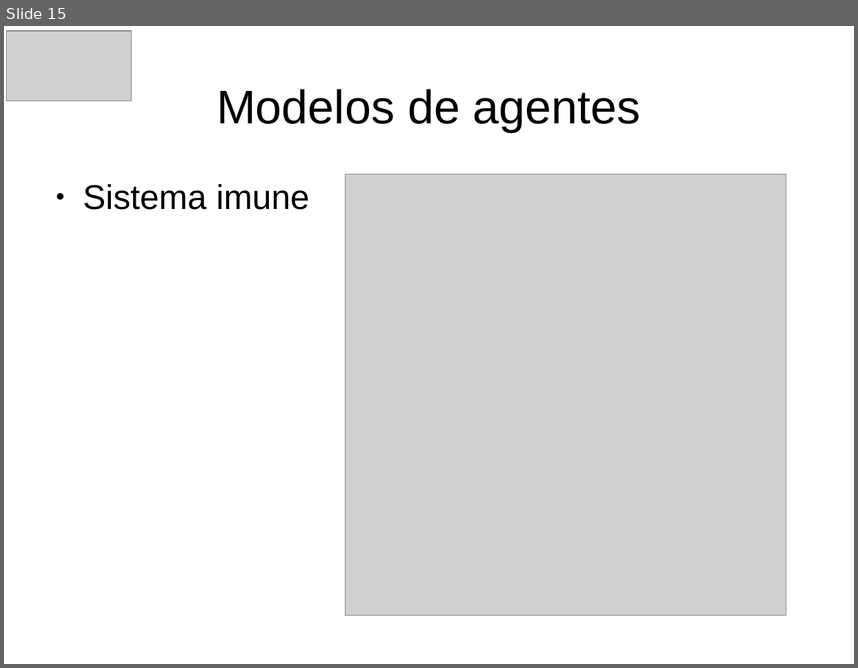
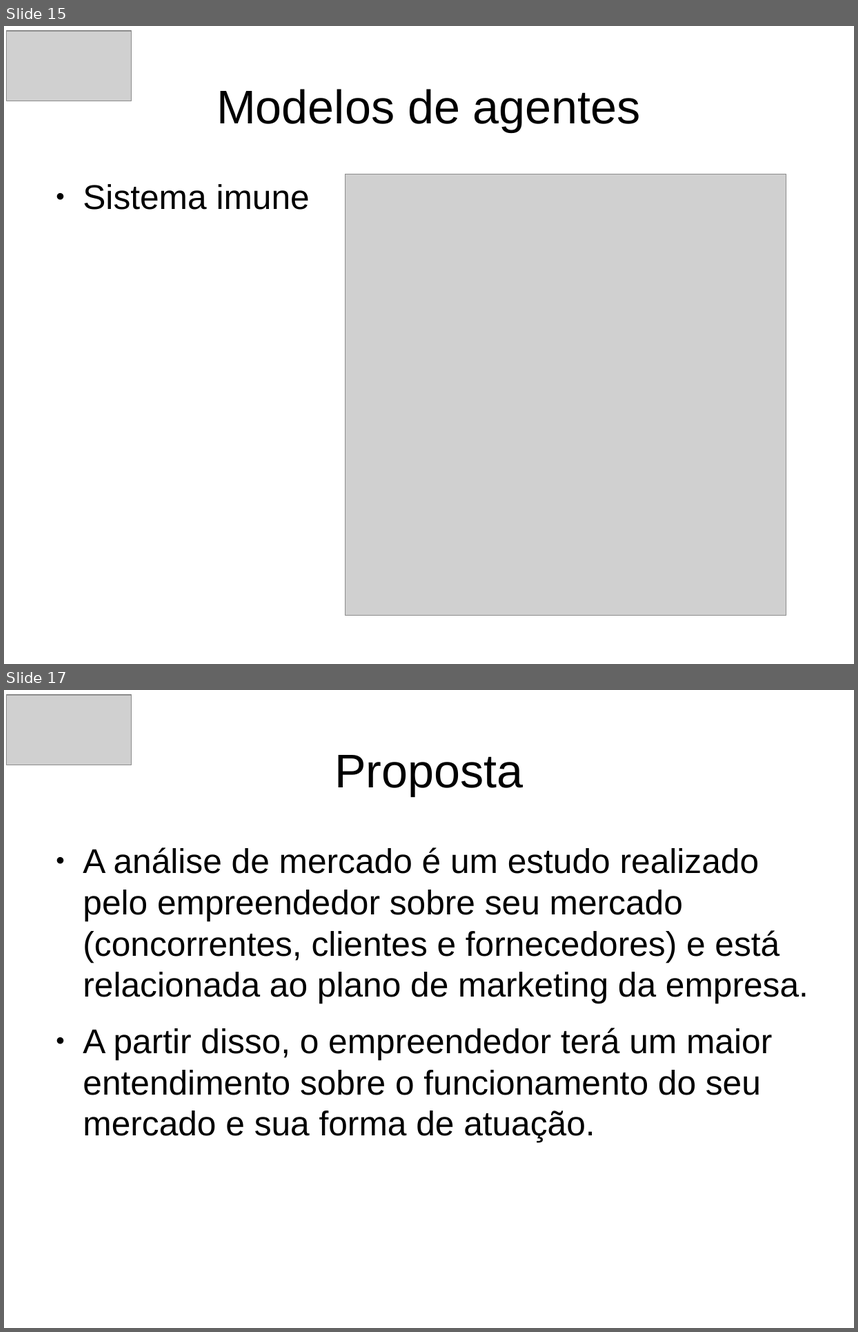
Before and after one commit to alexbprr/agent_modelling, a slide deck: Apresentacao_Marluvas/Marluvas_apresentacao_v2.odp. Shown one above the other, each under a label of ours: slide 15 before the commit, slides 15 and 17 after it; the slides between them are not shown. The pictures are 858x668 and 858x1332 pixels, drawn with LibreOffice and Linux fonts; fonts in the diff are those of the drawing; grey boxes stand for pictures. Boxes give left, top, right and bottom in pixels: in the first picture for what was removed or moved away, otherwise in the second. Text is boxed around its words. In the diff, an @@ line names an element or a change of style, - is before the commit and + after.

```diff
--- a/Apresentacao_Marluvas/Marluvas_apresentacao_v2.odp
+++ b/Apresentacao_Marluvas/Marluvas_apresentacao_v2.odp
@@ slide 17 added at (x1=4, y1=690, x2=854, y2=1328), background #FFFFFF @@
@@ picture added at (x1=7, y1=695, x2=132, y2=765) @@
@@ title added at (x1=335, y1=755, x2=523, y2=796), 44 pt, text #000000 @@
+Proposta
@@ text added at (x1=83, y1=847, x2=809, y2=1142), 32 pt, text #000000 @@
+● A análise de mercado é um estudo realizado pelo empreendedor sobre seu mercado (concorrentes, clientes e fornecedores) e está relacionada ao plano de marketing da empresa.
+● A partir disso, o empreendedor terá um maior entendimento sobre o funcionamento do seu mercado e sua forma de atuação.
```
Also in this commit, not shown: 1 slide changed, 2 other slides added, 1 slide removed, 1 other file.
